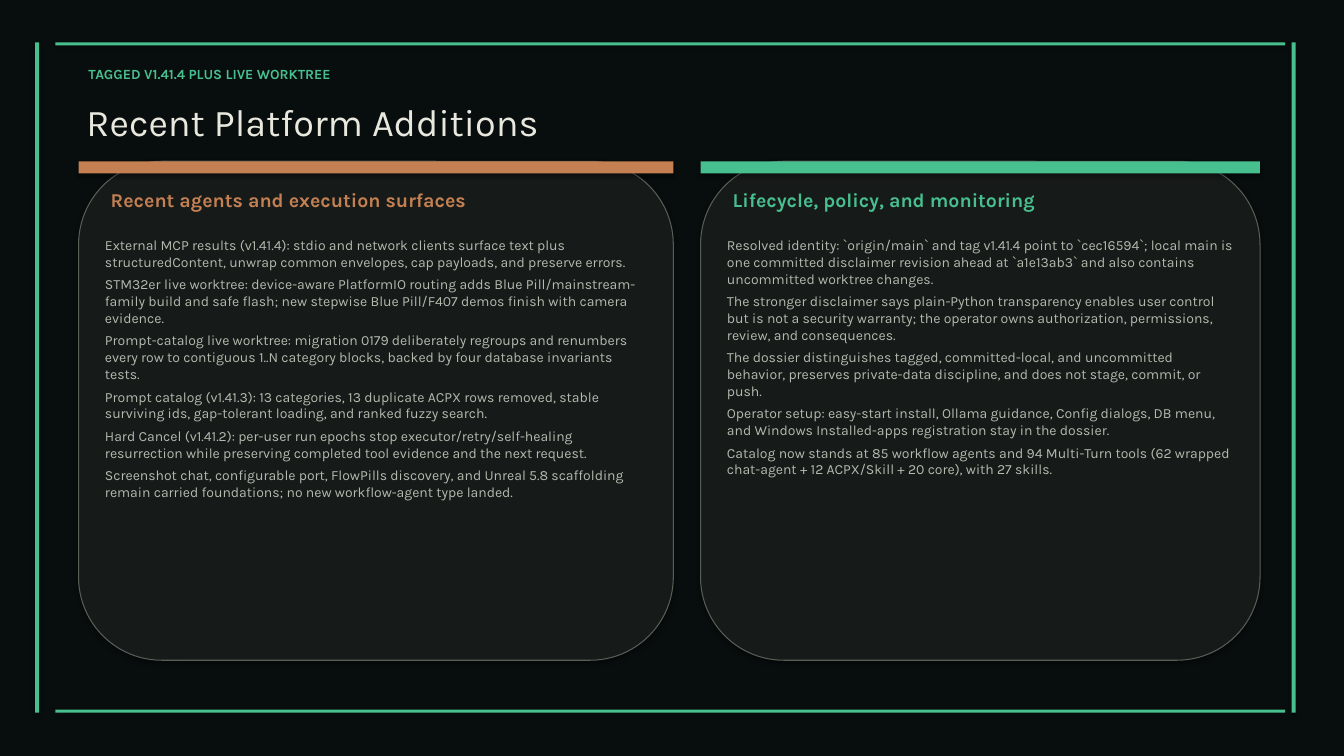
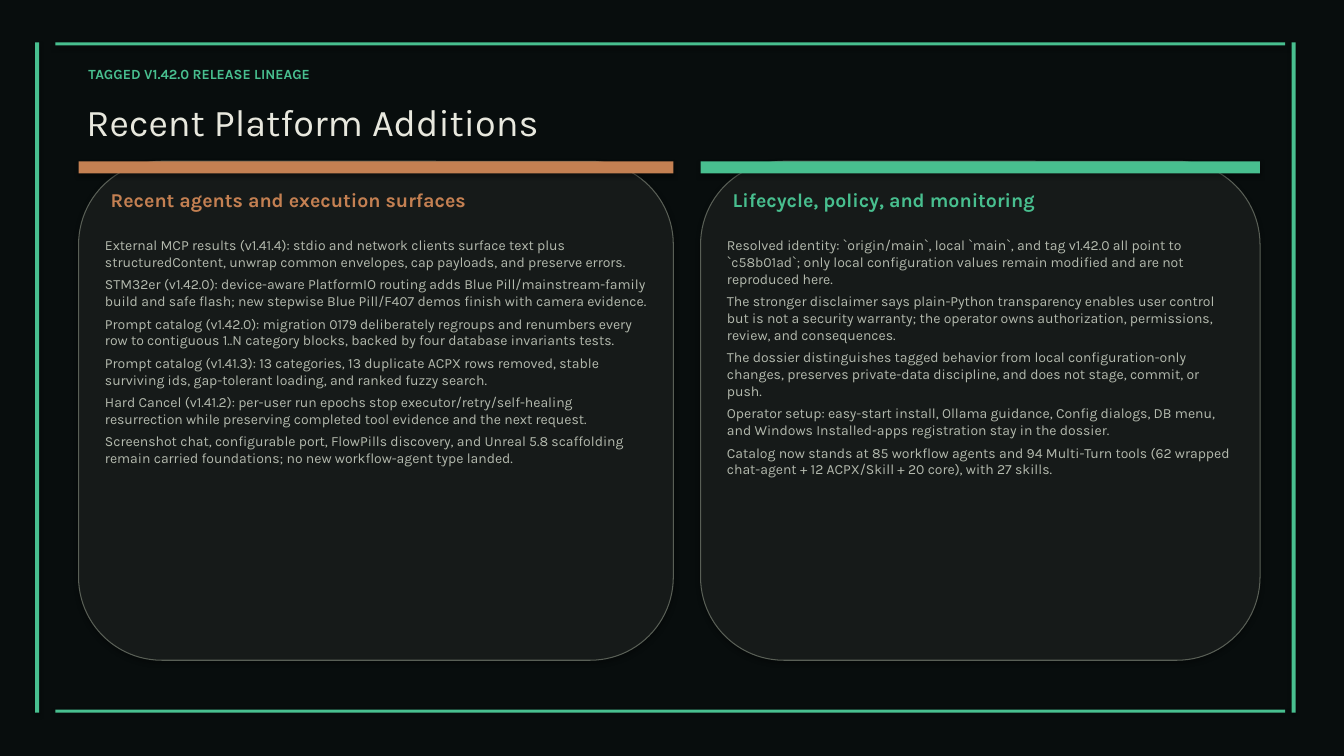
Before and after one commit to XAIHT/Tlamatini, a slide deck: slide 108 of Tlamatini_eXtended_Artificial_Intelligence_Humanly_Tempered.pptx (slide 105 before the commit). Drawn at 1344x756 pixels with LibreOffice and Linux fonts; fonts in the diff are those of the drawing. Boxes give left, top, right and bottom in pixels: in the first picture for what was removed or moved away, otherwise in the second. Text is boxed around its words. In the diff, an @@ line names an element or a change of style, - is before the commit and + after.

```diff
--- a/Tlamatini_eXtended_Artificial_Intelligence_Humanly_Tempered.pptx
+++ b/Tlamatini_eXtended_Artificial_Intelligence_Humanly_Tempered.pptx
@@ text at (x1=88, y1=70, x2=310, y2=79): text changed @@
-TAGGED V1.41.4 PLUS LIVE WORKTREE
+TAGGED V1.42.0 RELEASE LINEAGE
@@ text at (x1=727, y1=239, x2=1183, y2=287): text changed @@
-Resolved identity: `origin/main` and tag v1.41.4 point to `cec16594`; local main is one committed disclaimer revision ahead at `a1e13ab3` and also contains uncommitted worktree changes.
+Resolved identity: `origin/main`, local `main`, and tag v1.42.0 all point to `c58b01ad`; only local configuration values remain modified and are not reproduced here.
@@ text at (x1=105, y1=279, x2=646, y2=349): text changed @@
-STM32er live worktree: device-aware PlatformIO routing adds Blue Pill/mainstream-family build and safe flash; new stepwise Blue Pill/F407 demos finish with camera evidence.
-Prompt-catalog live worktree: migration 0179 deliberately regroups and renumbers every row to contiguous 1..N category blocks, backed by four database invariants tests.
+STM32er (v1.42.0): device-aware PlatformIO routing adds Blue Pill/mainstream-family build and safe flash; new stepwise Blue Pill/F407 demos finish with camera evidence.
+Prompt catalog (v1.42.0): migration 0179 deliberately regroups and renumbers every row to contiguous 1..N category blocks, backed by four database invariants tests.
@@ text at (x1=727, y1=352, x2=1200, y2=399): text changed @@
-The dossier distinguishes tagged, committed-local, and uncommitted behavior, preserves private-data discipline, and does not stage, commit, or push.
+The dossier distinguishes tagged behavior from local configuration-only changes, preserves private-data discipline, and does not stage, commit, or push.
```
Also in this commit, not shown: 27 other slides changed, 5 slides added, 1 slide removed, 7 other files.
